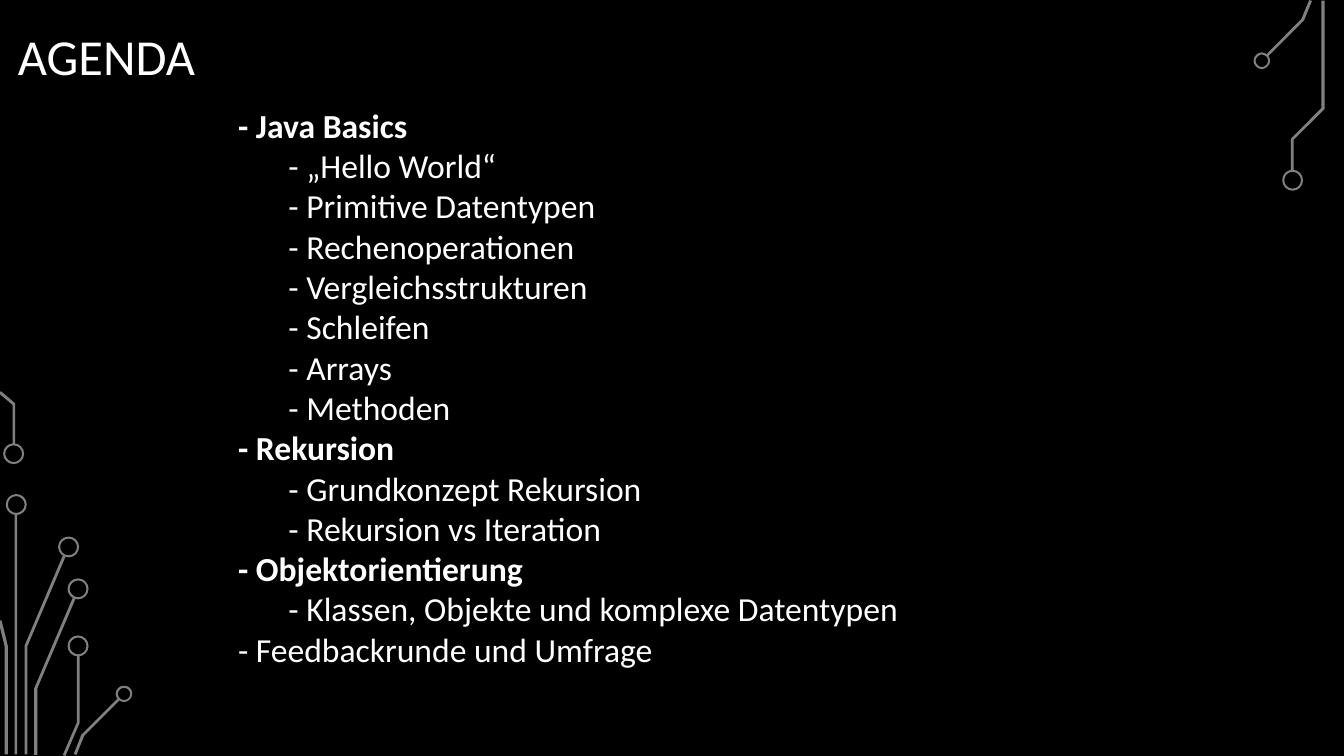
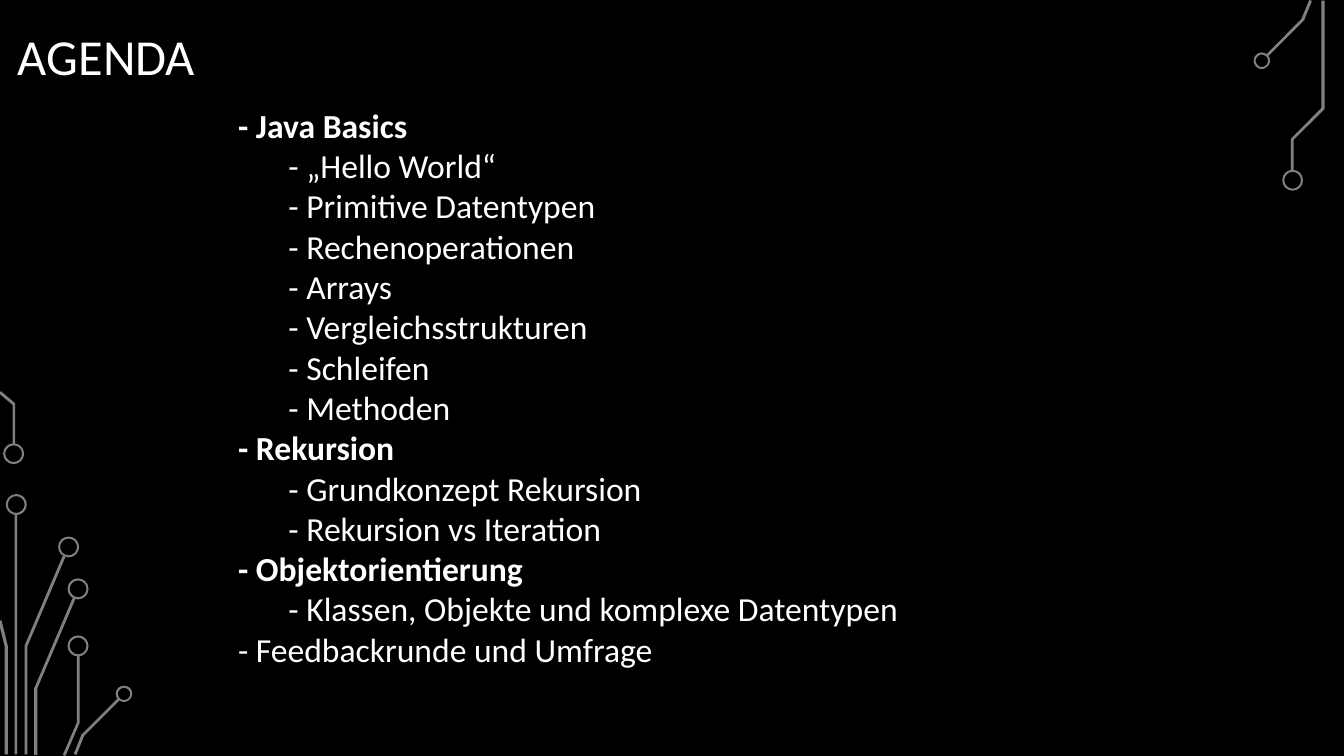
Before and after one commit to BelmontR/Java-Tutorial-Course, a slide deck: slide 2 of Java Grundkurs.pptx. Drawn at 1344x756 pixels with LibreOffice and Linux fonts; fonts in the diff are those of the drawing; background and template pictures are left out. Boxes give left, top, right and bottom in pixels: in the first picture for what was removed or moved away, otherwise in the second. Text is boxed around its words. In the diff, an @@ line names an element or a change of style, - is before the commit and + after.

```diff
--- a/Java Grundkurs.pptx
+++ b/Java Grundkurs.pptx
@@ text at box(306, 277, 392, 305): paragraph added @@
+- Arrays
@@ text at box(306, 358, 392, 386): paragraph removed @@
-- Arrays
```
Also in this commit, not shown: 5 other slides changed, 29 slides added, 2 other files.
